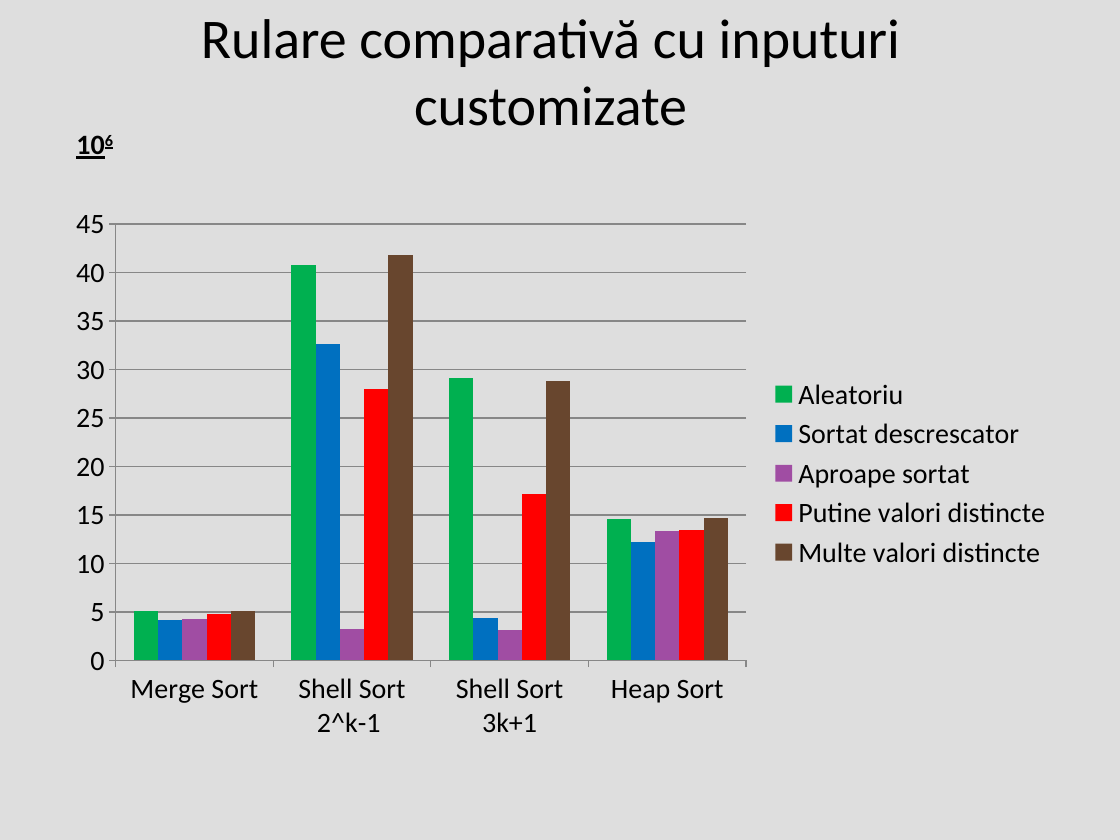
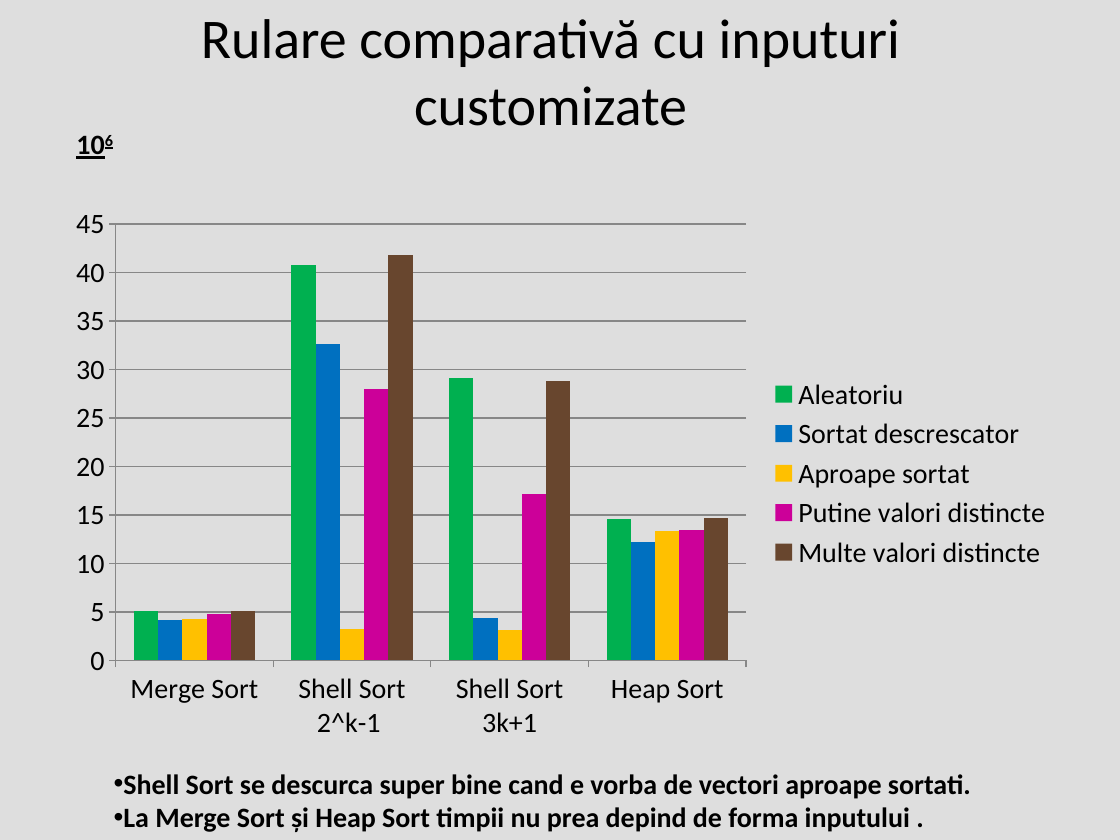
Before and after one commit to iuliali/sorting-algo-project, a slide deck: slide 3 of Analiză comparativă sortări.pptx. Drawn at 1120x840 pixels with LibreOffice and Linux fonts; fonts in the diff are those of the drawing. Boxes give left, top, right and bottom in pixels: in the first picture for what was removed or moved away, otherwise in the second. Text is boxed around its words. In the diff, an @@ line names an element or a change of style, - is before the commit and + after.

```diff
--- a/Analiză comparativă sortări.pptx
+++ b/Analiză comparativă sortări.pptx
@@ column chart at bbox=[56, 196, 1064, 750] @@
@@ colour of Aproape sortat #A04DA3 to #FFC000 @@
@@ colour of Putine valori distincte #FF0000 to #CC0099 @@
@@ text added at bbox=[123, 774, 971, 832], 18 pt, text #000000, bold @@
+• Shell Sort se descurca super bine cand e vorba de vectori aproape sortati.
+• La Merge Sort și Heap Sort timpii nu prea depind de forma inputului .
```
Also in this commit, not shown: 10 other slides changed, 7 slides added, 6 other files.
